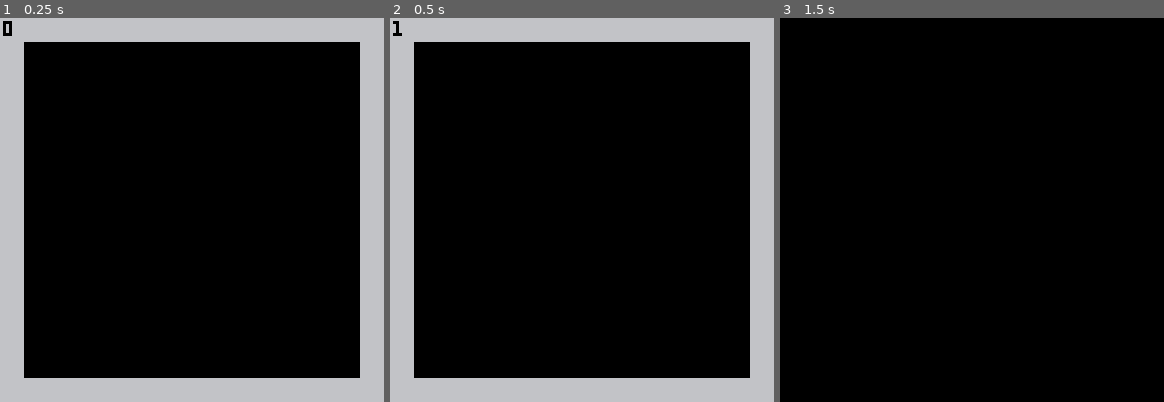
Above: before the commit, frames 1-3 (left to right).
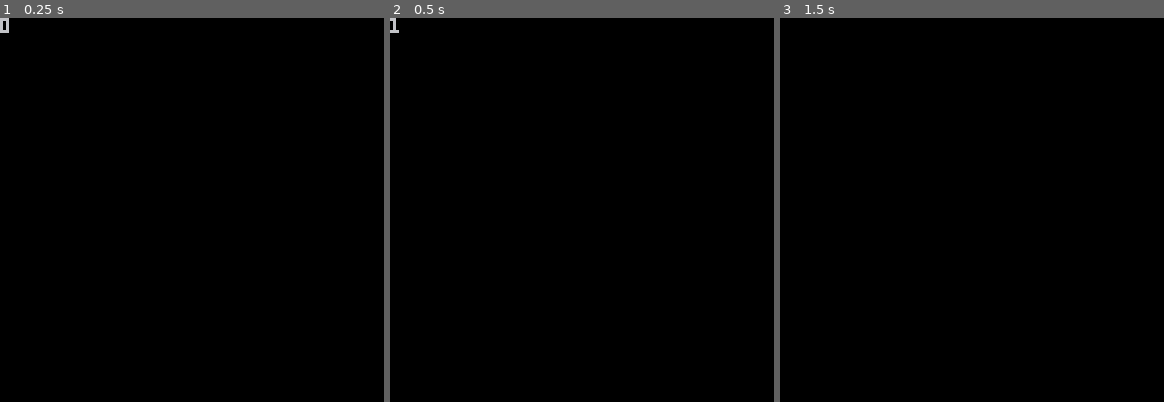
Above: after the commit, the same moments.

Repository: alxgnon/pico-8
Game: PICO-8 cartridge nack.p8
The game is run twice, just before and just after one commit, with the same random seed, the same clock (stepped at 60 frames per second) and the same inputs.
Inputs:
- Up to frame 1 (0.25 s): no input
- Up to frame 2 (0.5 s): tap O (Z key) at 0.33 s
- Up to frame 3 (1.5 s): tap O (Z key) at 0.7, 1.43 s; tap X (X key) at 1.07 s

The runs differ from the first frame. In frame 1, 23% of the frame differs, in the area x 0-100%, y 0-100%; in frame 2, 23%; in frame 3, nothing differs.

Commit message:
nack: change transparent color

Diff:
--- a/nack.p8
+++ b/nack.p8
@@ -52,12 +52,14 @@
 function select.draw(a)
 	local x, y = a:coords()
 	map(x, y, 0, 0, 16, 16)
-	print(a.n, 1, 1, 0)
+	print(a.n)
 end
 
 -- callbacks ==================
 
 function _init()
+	palt(0, false)
+	palt(1, true)
 	state = select
 end
 
@@ -199,7 +201,7 @@
 
 
 __gff__
-0000010100000000000000000000000000000000000000000000000000000000000000000000000000000000000000000000000000000000000000000000000000000000000000000000000000000000000000000000000000000000000000000000000000000000000000000000000000000000000000000000000000000000
+0000000000000000000000000000010100000000000000000000000000000000000000000000000000000000000000000000000000000000000000000000000000000000000000000000000000000000000000000000000000000000000000000000000000000000000000000000000000000000000000000000000000000000
 0000000000000000000000000000000000000000000000000000000000000000000000000000000000000000000000000000000000000000000000000000000000000000000000000000000000000000000000000000000000000000000000000000000000000000000000000000000000000000000000000000000000000000
 __map__
 0101010101010101010101010101010101010101010101010101010101010101010101010101010101010101010101010101010101010101010101010101010101010101010101010101010101010101010101010101010101010101010101010101010101010101010101010101010101010101010101010101010101010101
Not shown, changed: 64 lines of the sprite sheet (__gfx__) section of nack.p8
